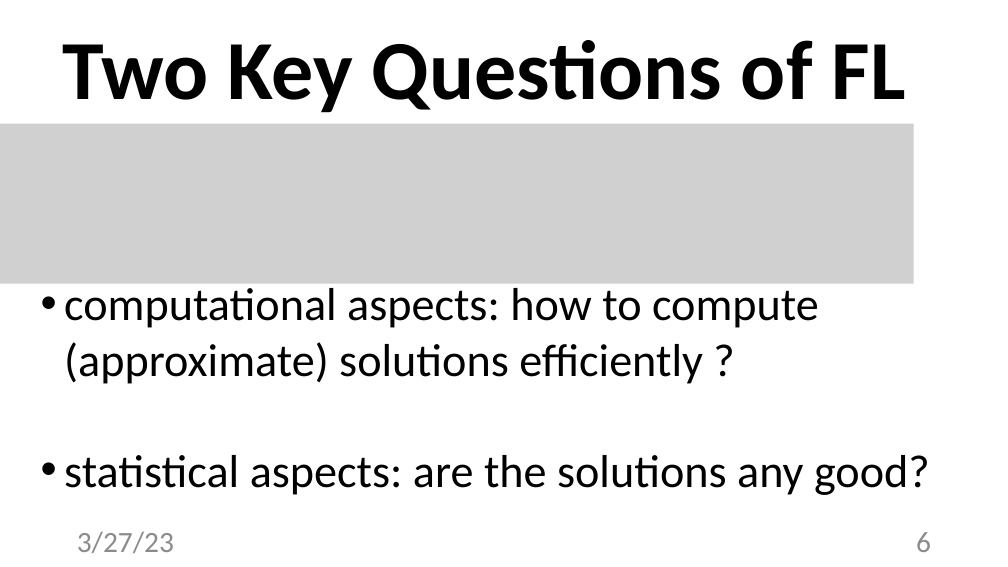
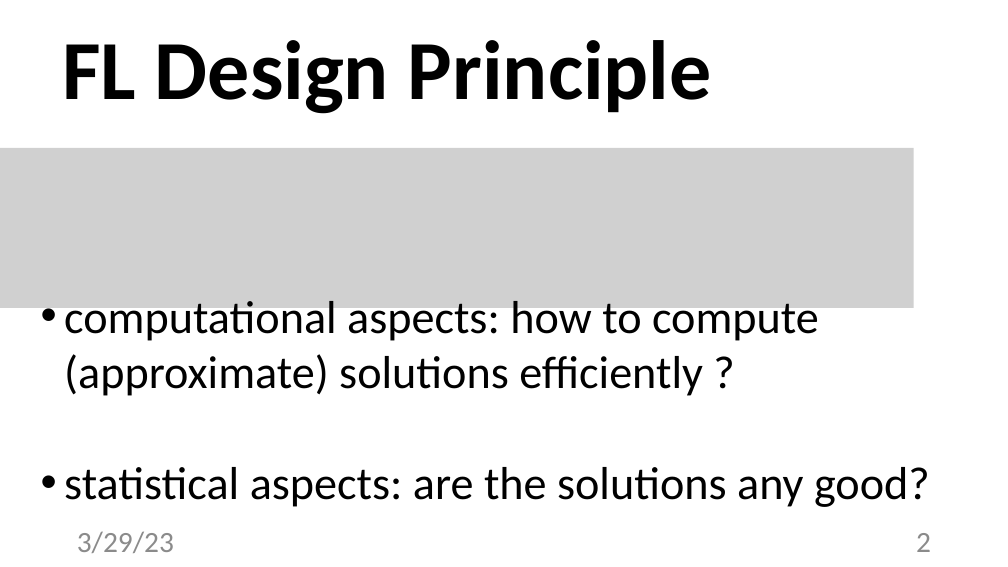
Before and after one commit to alexjungaalto/FederatedLearning, a slide deck: slide 2 of slides/CS-E4740_FLMainFlavors.pptx (slide 6 before the commit). Drawn at 1008x567 pixels with LibreOffice and Linux fonts; fonts in the diff are those of the drawing; grey boxes stand for pictures. Boxes give left, top, right and bottom in pixels: in the first picture for what was removed or moved away, otherwise in the second. Text is boxed around its words. In the diff, an @@ line names an element or a change of style, - is before the commit and + after.

```diff
--- a/slides/CS-E4740_FLMainFlavors.pptx
+++ b/slides/CS-E4740_FLMainFlavors.pptx
@@ title at bbox=[62, 40, 712, 114]: text changed @@
-Two Key Questions of FL
+FL Design Principle
@@ picture: place and size @@
-picture at bbox=[0, 124, 913, 284]
+picture at bbox=[0, 148, 913, 309]
@@ text "computational aspects: how to compute ..." rewrapped from bbox=[64, 282, 930, 495] to bbox=[64, 300, 930, 507] @@
@@ text at bbox=[77, 531, 174, 553]: text changed @@
-3/27/23
+3/29/23
@@ page number at bbox=[916, 533, 931, 552]: text changed @@
-6
+2
```
Also in this commit, not shown: 7 other slides changed, 5 slides added, 7 slides removed, 7 other files.
